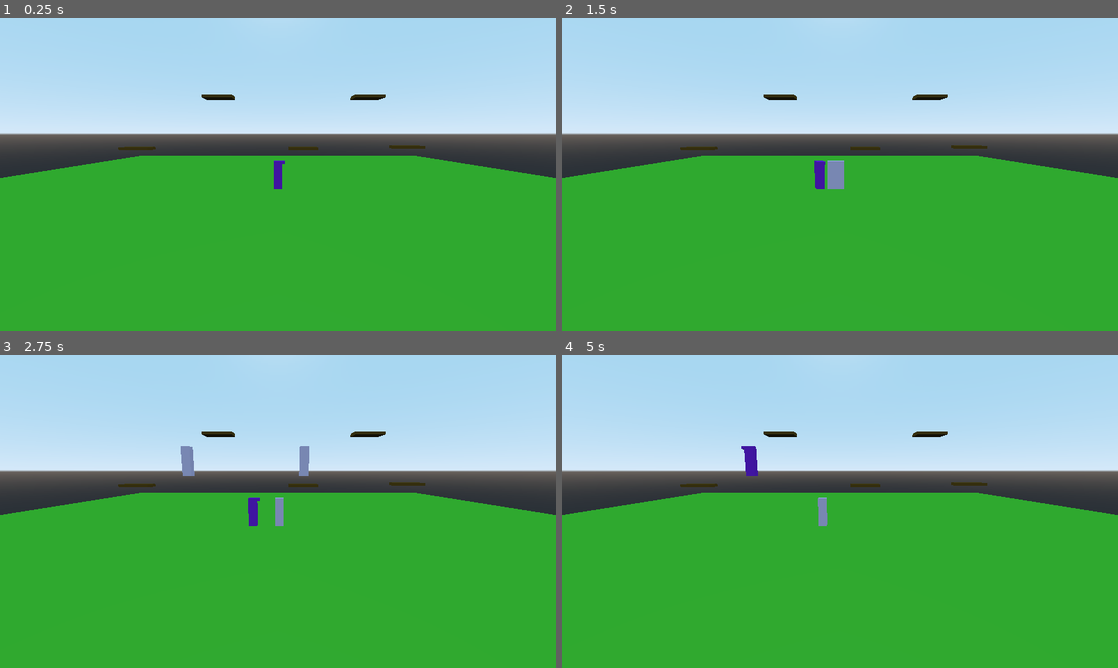
Above: before the commit, frames 1-4 (two rows, left to right).
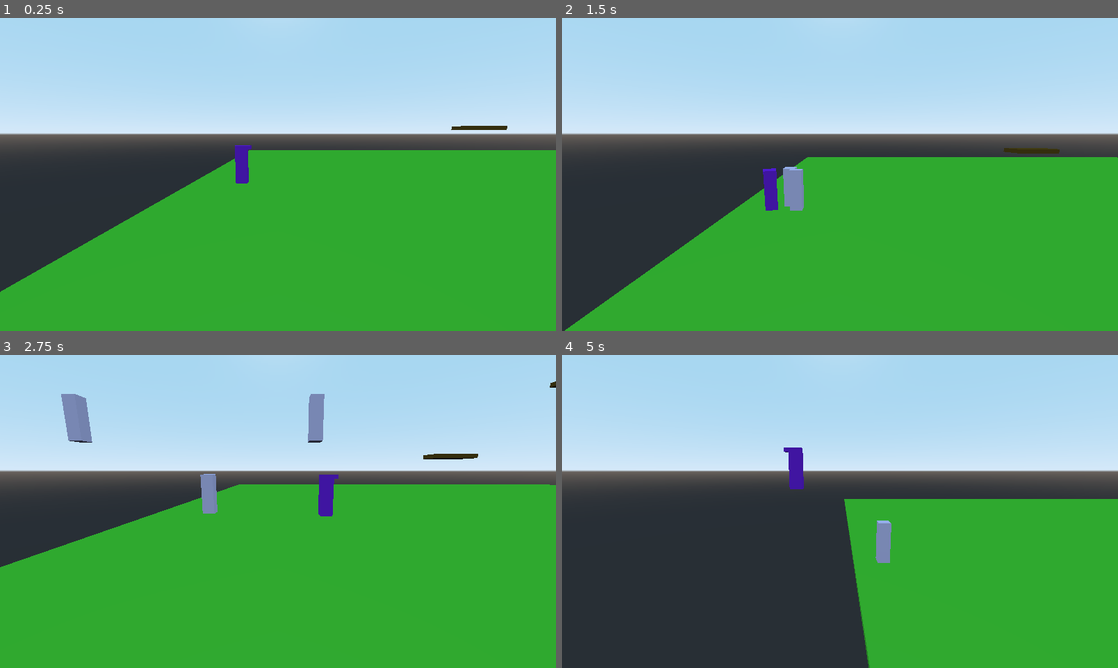
Above: after the commit, the same moments.

Repository: dsaltares/ludumdare-47
Game: Godot game, scene res://David/DavidPlayground.tscn
Same seed, same stepped clock (60 frames per second), same inputs: the game is played once before the commit and once after it. Before the commit the project starts from res://DavidPlayground.tscn.
Inputs:
- Up to frame 1 (0.25 s): no input
- Up to frame 2 (1.5 s): hold D (move_right) 0.53-1.28 s; tap N (new_run) at 0.6, 1.35 s; tap Space (jump) at 0.77 s; hold A (move_left) from 1.28 s (still down)
- Up to frame 3 (2.75 s): tap Space (jump) at 1.52 s; release A (move_left) at 2.03 s; hold D (move_right) from 2.03 s (still down); tap N (new_run) at 2.1 s
- Up to frame 4 (5 s): tap N (new_run) at 2.85, 3.6, 4.35 s; tap Space (jump) at 3.02, 3.77, 4.52 s; release D (move_right) at 3.53 s; hold A (move_left) from 3.53 s (still down); tap R (restart) at 4.15 s

The runs differ from the first frame. In frame 1, 11% of the frame differs, in the area x 0-100%, y 24-88%; in frame 2, 14%; in frame 3, 9.0%; in frame 4, 31%, in the area x 0-100%, y 24-100%.

Commit message:
add camera and level reset behaviour:

Diff:
--- /dev/null
+++ b/game/Camera/Camera.gd
@@ -0,0 +1,30 @@
+extends Camera
+
+export var min_distance := 10.0
+export var max_distance := 12.0
+export var max_distance_speed := 20.0
+export var height := 2.0
+
+var target : Spatial
+var prev_target_pos := Vector3.ZERO
+
+func set_target(_target : Spatial) -> void:
+	target = _target
+	if target:
+		prev_target_pos = target.global_transform.origin
+
+func _physics_process(delta: float) -> void:
+	if not target:
+		return
+
+	var target_pos = target.global_transform.origin
+	var target_speed = (target_pos - prev_target_pos).length() / delta
+	var weight = clamp(target_speed / max_distance_speed, 0.0, 1.0)
+	var distance = lerp(min_distance, max_distance, weight)
+	var camera_target_pos = Vector3(
+		target_pos.x,
+		target_pos.y + height,
+		target_pos.z + distance
+	)
+	translation = translation.linear_interpolate(camera_target_pos, 0.075)
+	prev_target_pos = target_pos
--- /dev/null
+++ b/game/David/DavidPlayground.tscn
@@ -0,0 +1,15 @@
+[gd_scene load_steps=4 format=2]
+
+[ext_resource path="res://Level/Level.tscn" type="PackedScene" id=1]
+[ext_resource path="res://David/Game.gd" type="Script" id=2]
+[ext_resource path="res://Camera/Camera.gd" type="Script" id=6]
+
+[node name="Game" type="Spatial"]
+script = ExtResource( 2 )
+
+[node name="Camera" type="Camera" parent="."]
+transform = Transform( 1, 0, 0, 0, 0.983954, 0.178424, 0, -0.178424, 0.983954, -16.0917, 3.90426, 15.9204 )
+current = true
+script = ExtResource( 6 )
+
+[node name="Level" parent="." instance=ExtResource( 1 )]
--- /dev/null
+++ b/game/David/Game.gd
@@ -0,0 +1,29 @@
+extends Spatial
+class_name Game
+
+onready var LevelScene := preload("res://Level/Level.tscn")
+onready var level := $Level
+onready var camera := $Camera
+
+func _ready() -> void:
+	camera.set_target(level.player)
+	GhostManager.start_recording()
+
+func _process(delta: float) -> void:
+	if Input.is_action_just_pressed("quit"):
+		get_tree().quit()
+
+	if Input.is_action_just_pressed("restart"):
+		GhostManager.clear_runs()
+		var _ret = get_tree().reload_current_scene()
+
+	if Input.is_action_just_pressed("new_run"):
+		GhostManager.stop_recording()
+		level.queue_free()
+		level = LevelScene.instance()
+		level.connect("ready", self, "on_level_ready")
+		add_child(level)
+
+func on_level_ready() -> void:
+	camera.set_target(level.player)
+	GhostManager.start_recording()
--- a/game/DavidPlayground.tscn
+++ /dev/null
@@ -1,38 +0,0 @@
-[gd_scene load_steps=6 format=2]
-
-[ext_resource path="res://Player/Player.tscn" type="PackedScene" id=1]
-[ext_resource path="res://Environment/Ground.tscn" type="PackedScene" id=2]
-[ext_resource path="res://Environment/MovingPlatform.tscn" type="PackedScene" id=3]
-[ext_resource path="res://Environment/Platform.tscn" type="PackedScene" id=4]
-[ext_resource path="res://DavidPlayground.gd" type="Script" id=6]
-
-[node name="Root" type="Spatial"]
-script = ExtResource( 6 )
-
-[node name="Player" parent="." instance=ExtResource( 1 )]
-
-[node name="Environment" type="Spatial" parent="."]
-
-[node name="Ground" parent="Environment" instance=ExtResource( 2 )]
-
-[node name="MovingPlatform" parent="Environment" instance=ExtResource( 3 )]
-transform = Transform( 1, 0, 0, 0, 1, 0, 0, 0, 1, 1.77242, 2.88622, 0 )
-
-[node name="MovingPlatform2" parent="Environment" instance=ExtResource( 3 )]
-transform = Transform( 1, 0, 0, 0, 1, 0, 0, 0, 1, -9.96998, 2.88622, 0 )
-move_to = Vector3( 0, 3, 0 )
-
-[node name="Platform2" parent="Environment" instance=ExtResource( 4 )]
-transform = Transform( 1, 0, 0, 0, 1, 0, 0, 0, 1, 9.12596, 2.98693, 0 )
-
-[node name="Platform3" parent="Environment" instance=ExtResource( 4 )]
-transform = Transform( 1, 0, 0, 0, 1, 0, 0, 0, 1, 6.10988, 6.37467, 0 )
-
-[node name="Platform4" parent="Environment" instance=ExtResource( 4 )]
-transform = Transform( 1, 0, 0, 0, 1, 0, 0, 0, 1, -4.04324, 6.37467, 0 )
-
-[node name="Camera" type="Camera" parent="."]
-transform = Transform( 1, 0, 0, 0, 0.983954, 0.178424, 0, -0.178424, 0.983954, 0, 3.90426, 15.9204 )
-current = true
-
-[node name="Ghosts" type="Spatial" parent="."]
--- a/game/Ghosts/GhostManager.gd
+++ b/game/Ghosts/GhostManager.gd
@@ -9,6 +9,7 @@
 var player : Player
 var player_recording := Recording.new()
 var ghost_recordings := []
+var recording := false
 
 func set_player(_player: Player) -> void:
 	player = _player
@@ -17,9 +18,13 @@
 	player_recording = Recording.new()
 	ghost_recordings = []
 
-func new_run() -> void:
+func start_recording() -> void:
+	recording = true
+
+func stop_recording() -> void:
 	ghost_recordings.append(player_recording)
 	player_recording = Recording.new()
+	recording = false
 
 func instance_ghosts() -> Array:
 	var ghosts = []
@@ -30,4 +35,6 @@
 	return ghosts
 
 func _physics_process(delta: float) -> void:
+	if not recording:
+		return
 	player_recording.record(player.global_transform)
--- a/game/JayPlayground.tscn
+++ b/game/JayPlayground.tscn
@@ -3,8 +3,9 @@
 [ext_resource path="res://Environment/Ground.tscn" type="PackedScene" id=1]
 [ext_resource path="res://Player/Player.tscn" type="PackedScene" id=2]
 [ext_resource path="res://Environment/PressurePlate.tscn" type="PackedScene" id=3]
-[ext_resource path="res://DavidPlayground.gd" type="Script" id=4]
+[ext_resource path="res://David/DavidPlayground.gd" type="Script" id=4]
 [ext_resource path="res://Environment/Door.tscn" type="PackedScene" id=5]
+
 
 [node name="Root" type="Spatial"]
 script = ExtResource( 4 )
--- /dev/null
+++ b/game/Level/Level.gd
@@ -0,0 +1,11 @@
+extends Spatial
+class_name Level
+
+onready var player := $Player
+onready var ghost_container := $Ghosts
+
+func _ready() -> void:
+	GhostManager.set_player(player)
+	var ghosts = GhostManager.instance_ghosts()
+	for ghost in ghosts:
+		ghost_container.add_child(ghost)
--- /dev/null
+++ b/game/Level/Level.tscn
@@ -0,0 +1,35 @@
+[gd_scene load_steps=6 format=2]
+
+[ext_resource path="res://Environment/Platform.tscn" type="PackedScene" id=2]
+[ext_resource path="res://Level/Level.gd" type="Script" id=5]
+[ext_resource path="res://Player/Player.tscn" type="PackedScene" id=6]
+[ext_resource path="res://Environment/Ground.tscn" type="PackedScene" id=7]
+[ext_resource path="res://Environment/MovingPlatform.tscn" type="PackedScene" id=8]
+
+[node name="Level" type="Spatial"]
+script = ExtResource( 5 )
+
+[node name="Player" parent="." instance=ExtResource( 6 )]
+transform = Transform( 1, 0, 0, 0, 1, 0, 0, 0, 1, -22.2822, 0, 0 )
+
+[node name="Environment" type="Spatial" parent="."]
+
+[node name="MovingPlatform" parent="Environment" instance=ExtResource( 8 )]
+transform = Transform( 1, 0, 0, 0, 1, 0, 0, 0, 1, 1.77242, 2.88622, 0 )
+
+[node name="MovingPlatform2" parent="Environment" instance=ExtResource( 8 )]
+transform = Transform( 1, 0, 0, 0, 1, 0, 0, 0, 1, -9.96998, 2.88622, 0 )
+move_to = Vector3( 0, 3, 0 )
+
+[node name="Platform2" parent="Environment" instance=ExtResource( 2 )]
+transform = Transform( 1, 0, 0, 0, 1, 0, 0, 0, 1, 9.12596, 2.98693, 0 )
+
+[node name="Platform3" parent="Environment" instance=ExtResource( 2 )]
+transform = Transform( 1, 0, 0, 0, 1, 0, 0, 0, 1, 6.10988, 6.37467, 0 )
+
+[node name="Platform4" parent="Environment" instance=ExtResource( 2 )]
+transform = Transform( 1, 0, 0, 0, 1, 0, 0, 0, 1, -4.04324, 6.37467, 0 )
+
+[node name="Ground" parent="Environment" instance=ExtResource( 7 )]
+
+[node name="Ghosts" type="Spatial" parent="."]
--- a/game/project.godot
+++ b/game/project.godot
@@ -9,10 +9,20 @@
 config_version=4
 
 _global_script_classes=[ {
+"base": "Spatial",
+"class": "Game",
+"language": "GDScript",
+"path": "res://David/Game.gd"
+}, {
 "base": "KinematicBody",
 "class": "Ghost",
 "language": "GDScript",
 "path": "res://Ghosts/Ghost.gd"
+}, {
+"base": "Spatial",
+"class": "Level",
+"language": "GDScript",
+"path": "res://Level/Level.gd"
 }, {
 "base": "KinematicBody",
 "class": "Player",
@@ -25,7 +35,9 @@
 "path": "res://Ghosts/Recording.gd"
 } ]
 _global_script_class_icons={
+"Game": "",
 "Ghost": "",
+"Level": "",
 "Player": "",
 "Recording": ""
 }
@@ -33,7 +45,7 @@
 [application]
 
 config/name="Ludum Dare 47"
-run/main_scene="res://DavidPlayground.tscn"
+run/main_scene="res://David/DavidPlayground.tscn"
 config/icon="res://icon.png"
 
 [autoload]
Renamed: game/DavidPlayground.gd -> game/David/DavidPlayground.gd
